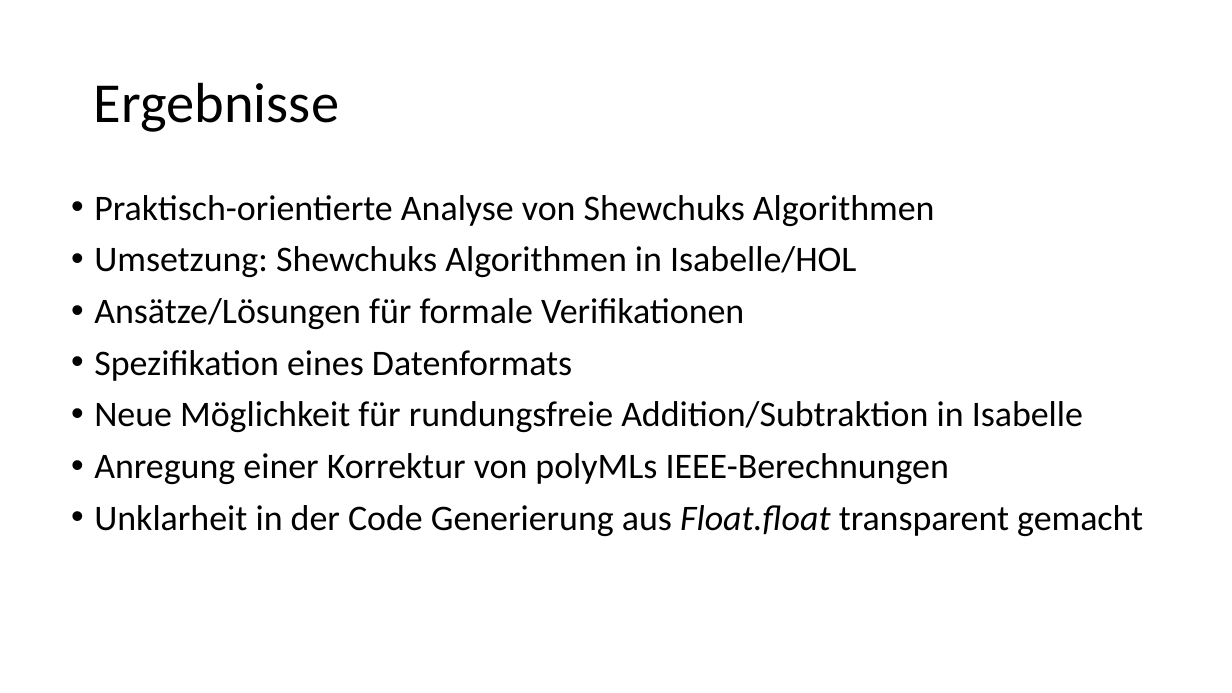
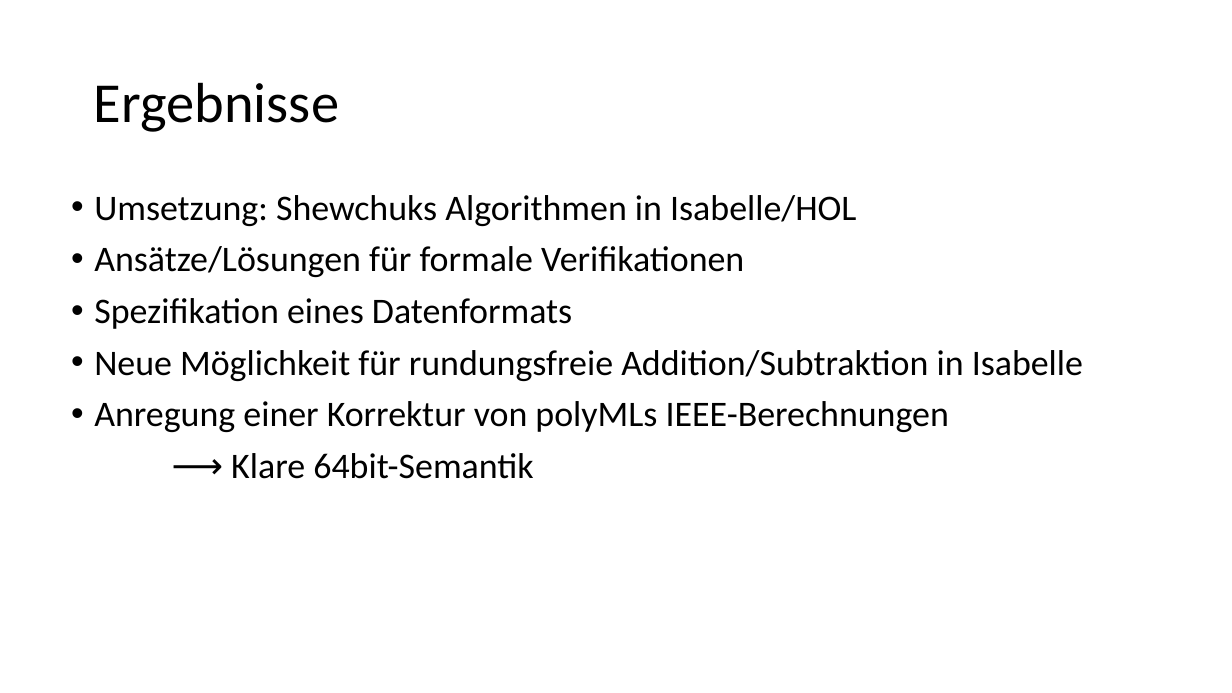
Before and after one commit to Helli/IsabelleBasicNumericalProofs, a slide deck: slide 17 of Vortrag.pptx (slide 20 before the commit). Drawn at 1232x693 pixels with LibreOffice and Linux fonts; fonts in the diff are those of the drawing. Boxes give left, top, right and bottom in pixels: in the first picture for what was removed or moved away, otherwise in the second. Text is boxed around its words. In the diff, an @@ line names an element or a change of style, - is before the commit and + after.

```diff
--- a/Vortrag.pptx
+++ b/Vortrag.pptx
@@ text at bbox=[94, 195, 935, 226]: paragraph removed @@
-• Praktisch-orientierte Analyse von Shewchuks Algorithmen
@@ text at bbox=[231, 453, 533, 479]: text changed @@
-• Unklarheit in der Code Generierung aus Float.float transparent gemacht
+⟶ Klare 64bit-Semantik
```
Also in this commit, not shown: 9 other slides changed, 1 slide added, 4 slides removed, 1 other file.
